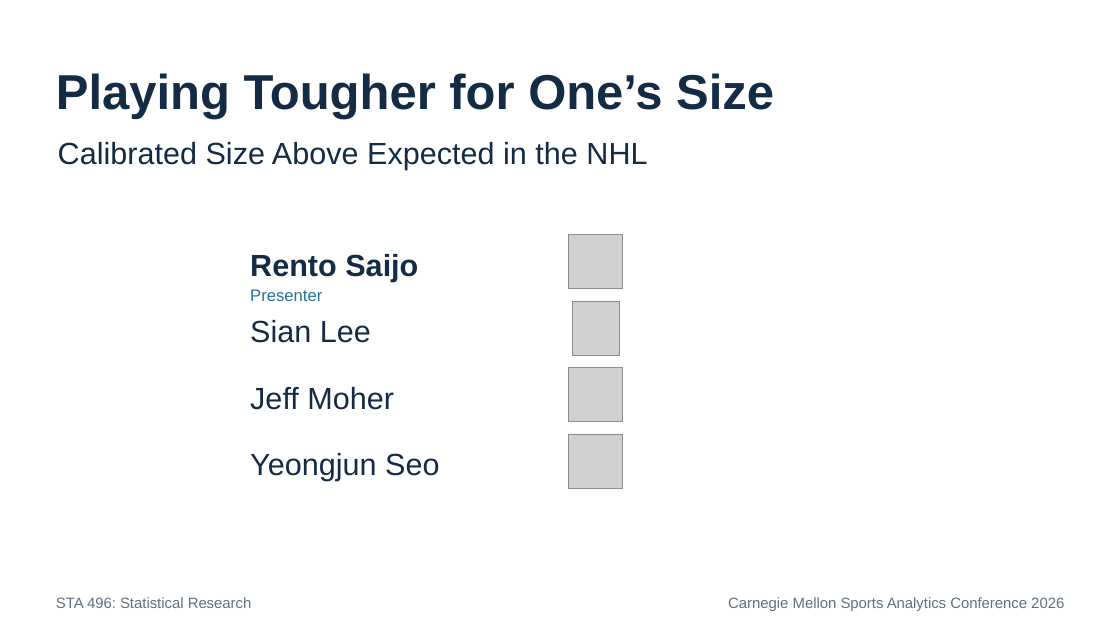
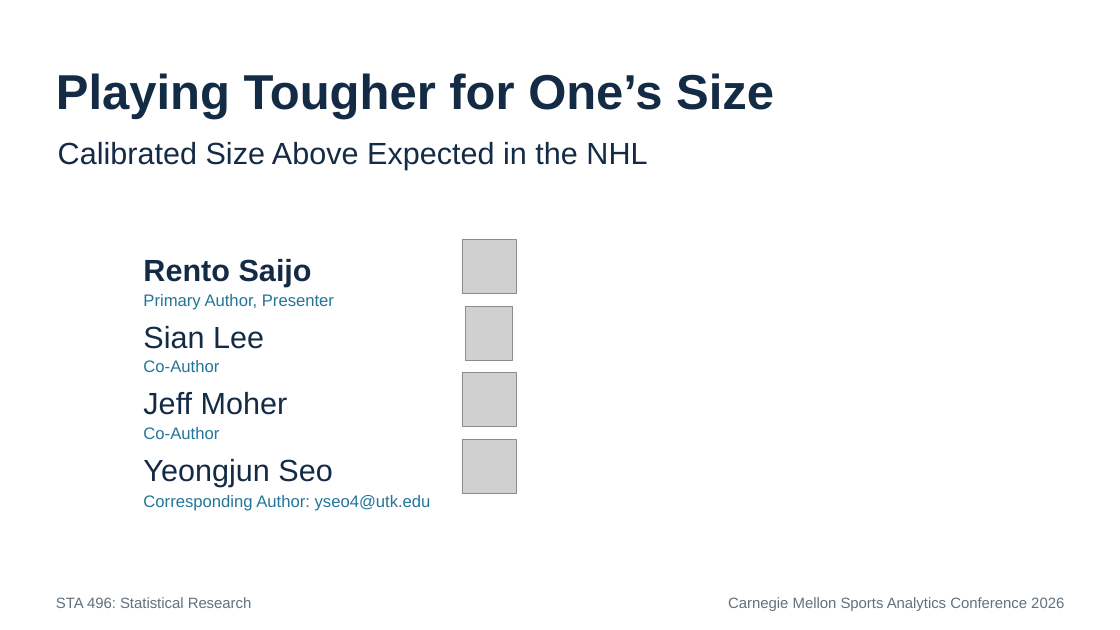
Before and after one commit to RentoSaijo/CSAx_STA496, a slide deck: slide 1 of reports/presentation.pptx. Drawn at 1120x630 pixels with LibreOffice and Linux fonts; fonts in the diff are those of the drawing; grey boxes stand for pictures. Boxes give left, top, right and bottom in pixels: in the first picture for what was removed or moved away, otherwise in the second. Text is boxed around its words. In the diff, an @@ line names an element or a change of style, - is before the commit and + after.

```diff
--- a/reports/presentation.pptx
+++ b/reports/presentation.pptx
@@ text at box(143, 294, 334, 310): text changed @@
-Presenter
+Primary Author, Presenter
@@ text added at box(143, 360, 219, 372), 14.2 pt, text #24759A @@
+Co-Author
@@ text added at box(143, 427, 219, 439), 14.2 pt, text #24759A @@
+Co-Author
@@ 4 pictures, 4 texts: place and size @@
-4 pictures, 4 texts at box(250, 234, 623, 489)
+4 pictures, 4 texts at box(143, 239, 517, 494)
@@ text added at box(143, 495, 431, 511), 14.2 pt, text #24759A @@
+Corresponding Author: yseo4@utk.edu
```
Also in this commit, not shown: 3 other slides changed.
